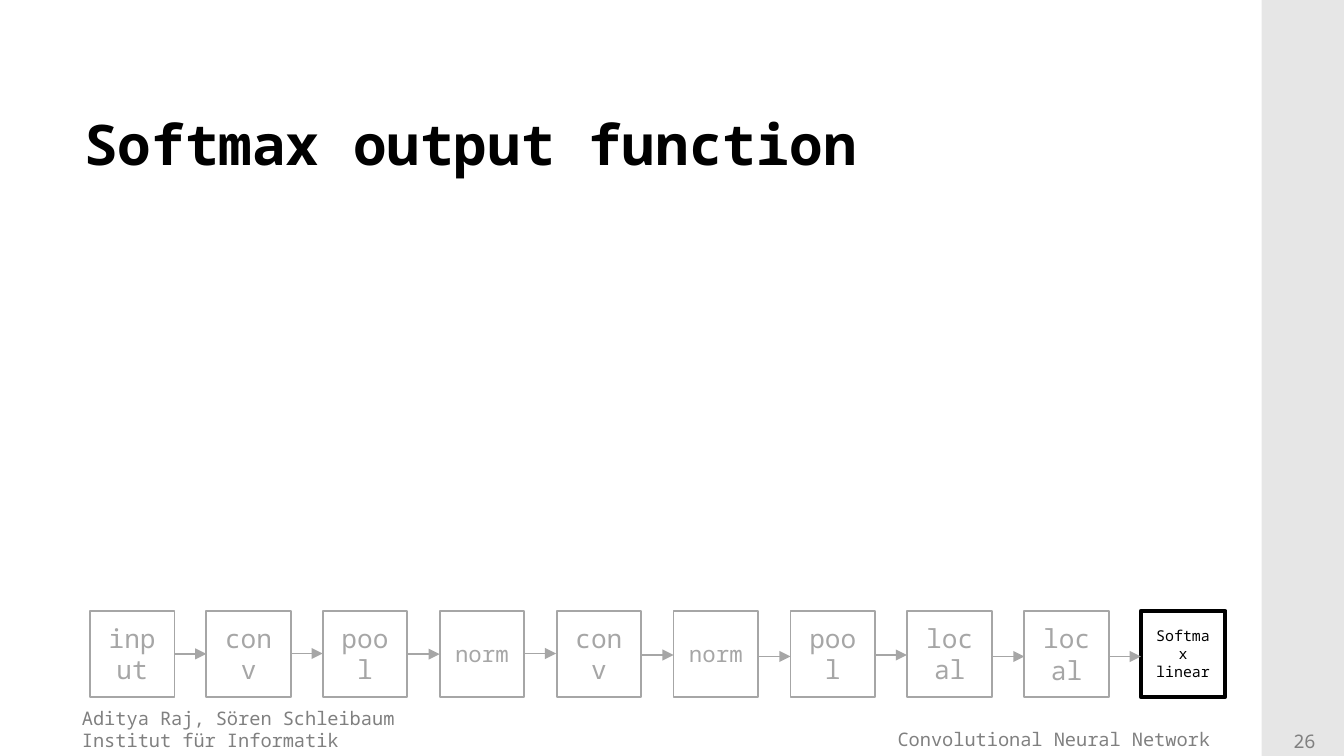
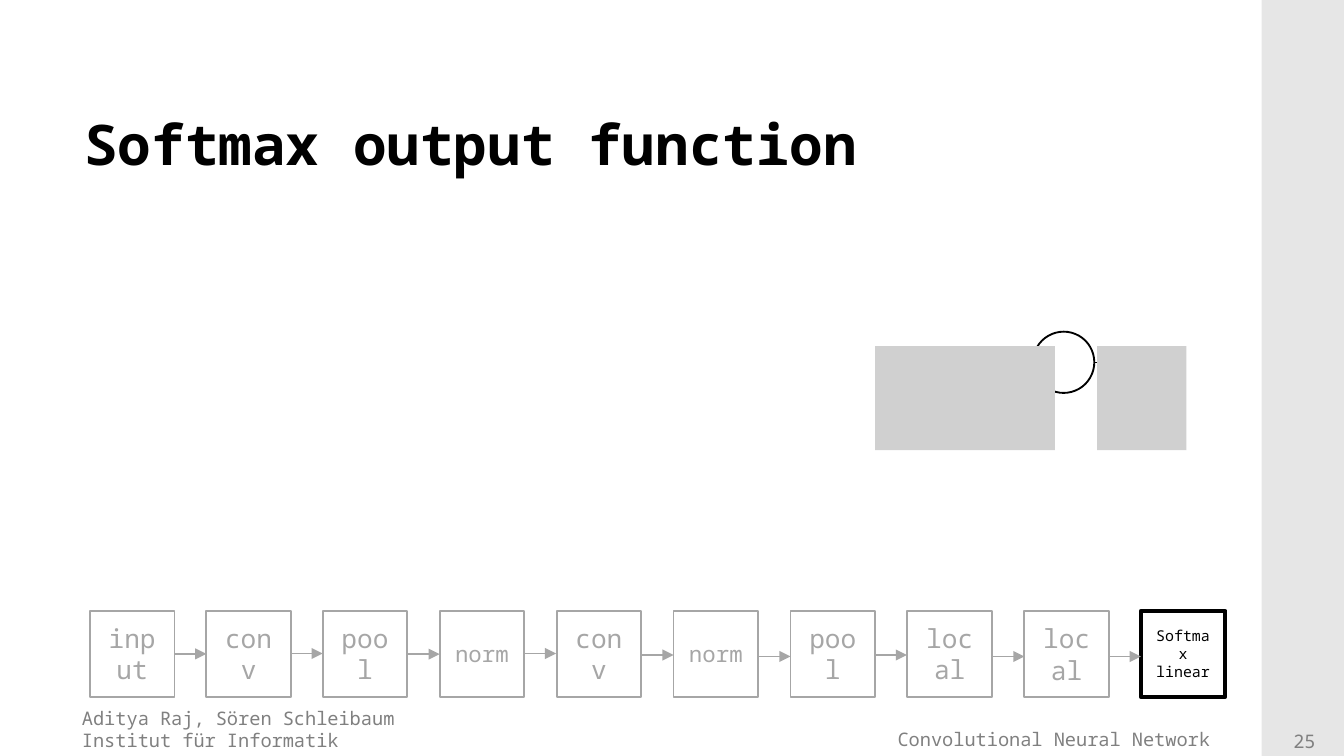
Before and after one commit to adityaraj52/ConvNet, a slide deck: slide 25 of PresentationsAndTalk/Presentation_final2.pptx (slide 26 before the commit). Drawn at 1344x756 pixels with LibreOffice and Linux fonts; fonts in the diff are those of the drawing; grey boxes stand for pictures; background and template pictures are left out. Boxes give left, top, right and bottom in pixels: in the first picture for what was removed or moved away, otherwise in the second. Text is boxed around its words. In the diff, an @@ line names an element or a change of style, - is before the commit and + after.

```diff
--- a/PresentationsAndTalk/Presentation_final2.pptx
+++ b/PresentationsAndTalk/Presentation_final2.pptx
@@ picture added at (x1=875, y1=347, x2=1055, y2=450) @@
@@ ellipse added at (x1=1034, y1=332, x2=1095, y2=394), outline #000000 1 pt @@
@@ picture added at (x1=1097, y1=347, x2=1185, y2=450) @@
@@ line added from (1094, 363) to (1184, 363), #000000 0.75 pt @@
@@ page number at (x1=1293, y1=734, x2=1315, y2=748): text changed @@
-26
+25
```
Also in this commit, not shown: 2 other slides changed, 1 slide removed, 6 other files.
